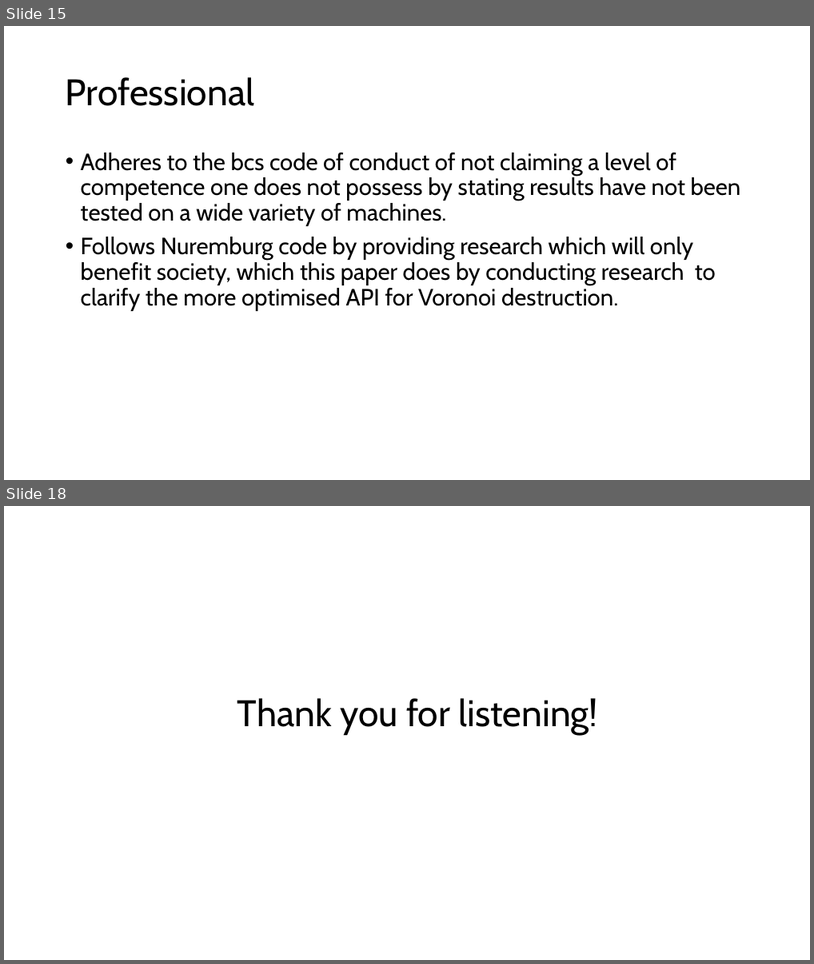
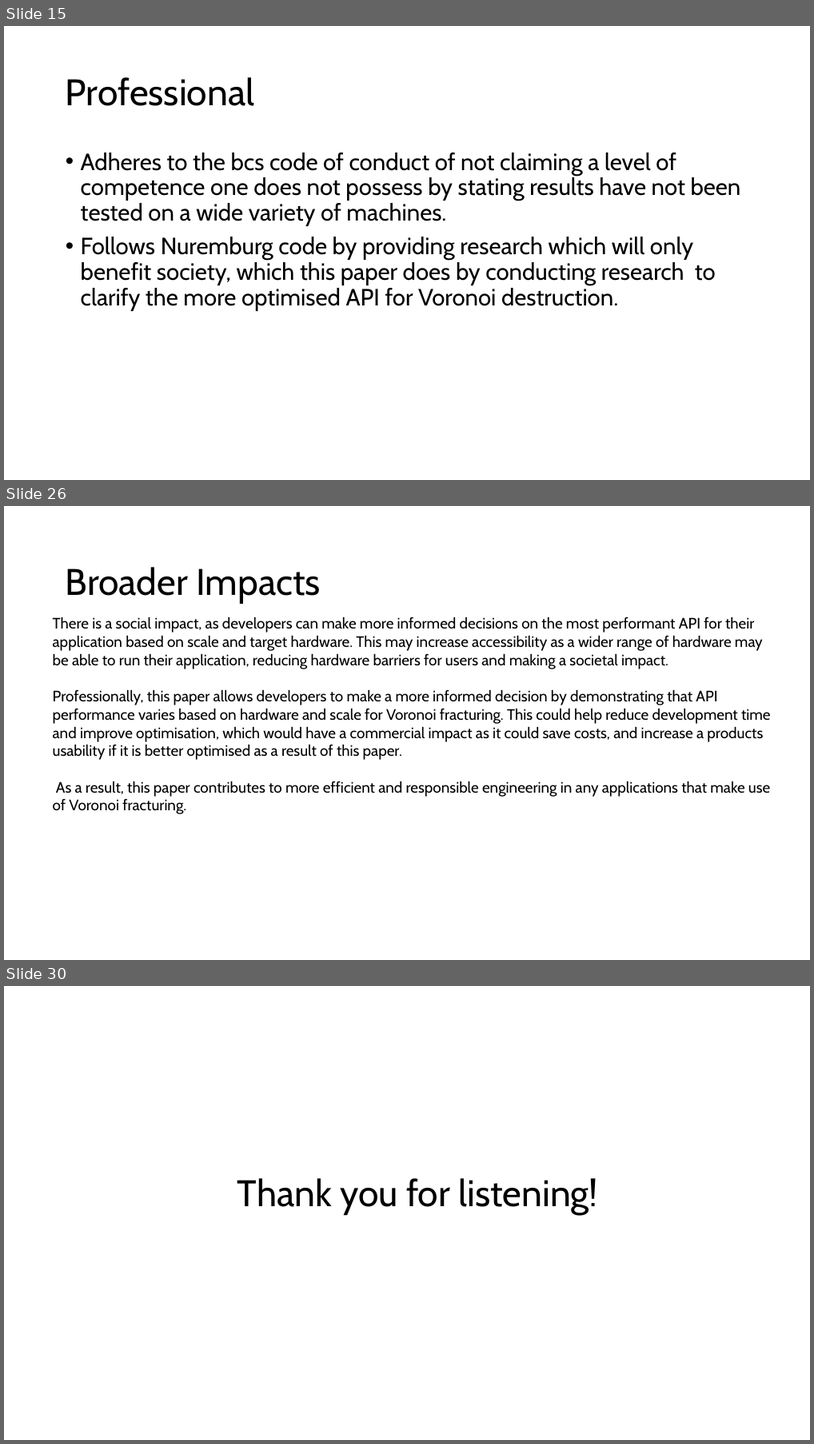
Before and after one commit to SamLGameDev/SamsEngine, a slide deck: Disertation/Proposal Presentation.pptx. Shown one above the other, each under a label of ours: slides 15 and 18 before the commit, slides 15, 26 and 30 after it; the slides between them are not shown. The pictures are 814x964 and 814x1444 pixels, drawn with LibreOffice and Linux fonts; fonts in the diff are those of the drawing. Boxes give left, top, right and bottom in pixels: in the first picture for what was removed or moved away, otherwise in the second. Text is boxed around its words. In the diff, an @@ line names an element or a change of style, - is before the commit and + after.

```diff
--- a/Disertation/Proposal Presentation.pptx
+++ b/Disertation/Proposal Presentation.pptx
@@ slide 26 added at (x1=4, y1=506, x2=810, y2=960), background #FFFFFF @@
@@ title added at (x1=66, y1=567, x2=320, y2=604), 44 pt, text #000000 @@
+Broader Impacts
@@ text added at (x1=53, y1=616, x2=771, y2=814), 18 pt, text #000000 @@
+There is a social impact, as developers can make more informed decisions on the most performant API for their application based on scale and target hardware. This may increase accessibility as a wider range of hardware may be able to run their application, reducing hardware barriers for users and making a societal impact.
+Professionally, this paper allows developers to make a more informed decision by demonstrating that API performance varies based on hardware and scale for Voronoi fracturing. This could help reduce development time and improve optimisation, which would have a commercial impact as it could save costs, and increase a products usability if it is better optimised as a result of this paper.
+As a result, this paper contributes to more efficient and responsible engineering in any applications that make use of Voronoi fracturing.
@@ what was slide 18 is now slide 30 @@
```
Also in this commit, not shown: 9 slides changed, 14 other slides added, 3 slides removed, 1 other file.
